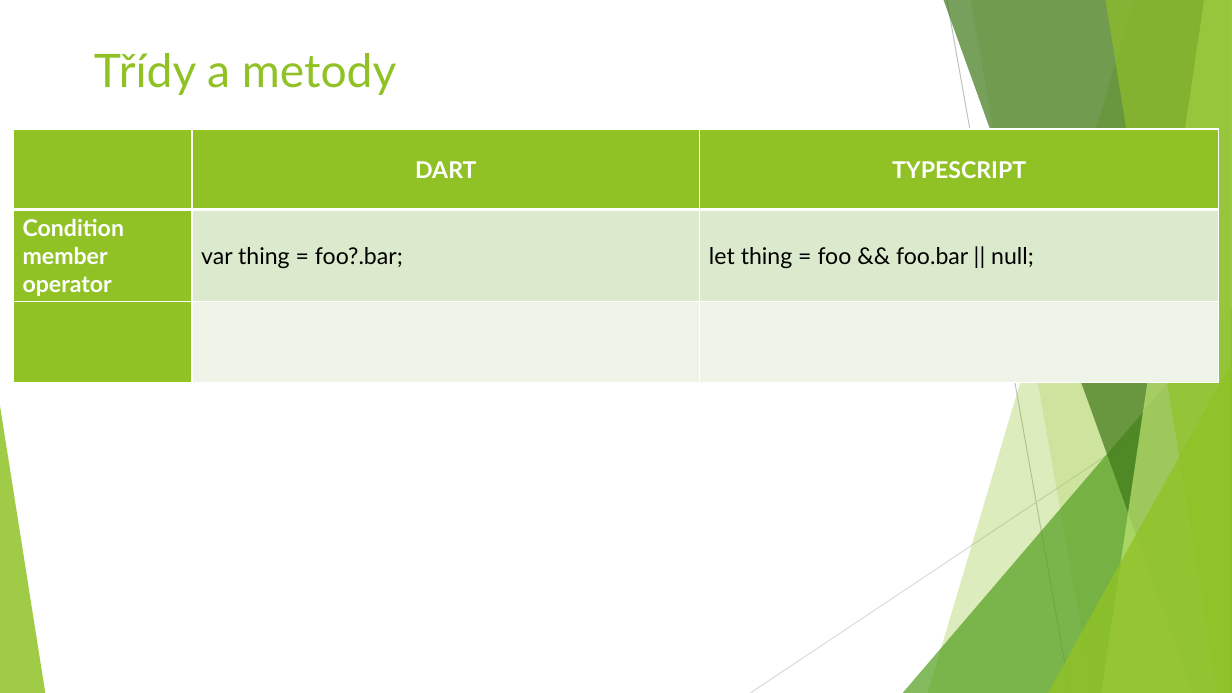
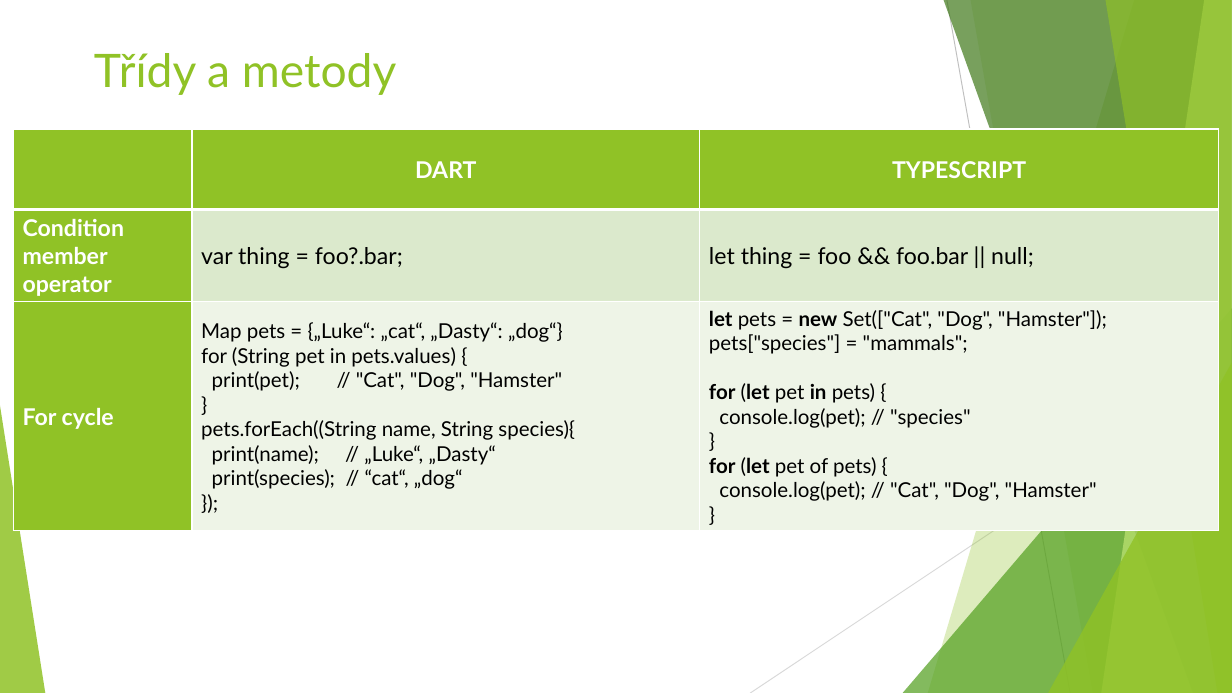
Before and after one commit to JanMlcoch/why-use-dart, a slide deck: slide 16 of Dart - proč ho používat.pptx (slide 15 before the commit). Drawn at 1232x693 pixels with LibreOffice and Linux fonts; fonts in the diff are those of the drawing. Boxes give left, top, right and bottom in pixels: in the first picture for what was removed or moved away, otherwise in the second. Text is boxed around its words. In the diff, an @@ line names an element or a change of style, - is before the commit and + after.

```diff
--- a/Dart - proč ho používat.pptx
+++ b/Dart - proč ho používat.pptx
@@ table at <box>14,129,1219,532</box> @@
-row 3:  |  | 
+row 3: For cycle | Map pets = {„Luke“: „cat“, „Dasty“: „dog“} / for (String pet in pets.values) { / print(pet); // "Cat", "Dog", "Hamster" / } / pets.forEach((String name, String species){ / print(name); // „Luke“, „Dasty“ / print(species); // “cat“, „dog“ / }); | let pets = new Set(["Cat", "Dog", "Hamster"]); pets["species"] = "mammals"; / for (let pet in pets) { / console.log(pet); // "species" / } / for (let pet of pets) { / console.log(pet); // "Cat", "Dog", "Hamster" / }
```
Also in this commit, not shown: 10 other slides changed, 2 slides added, 2 other files.
